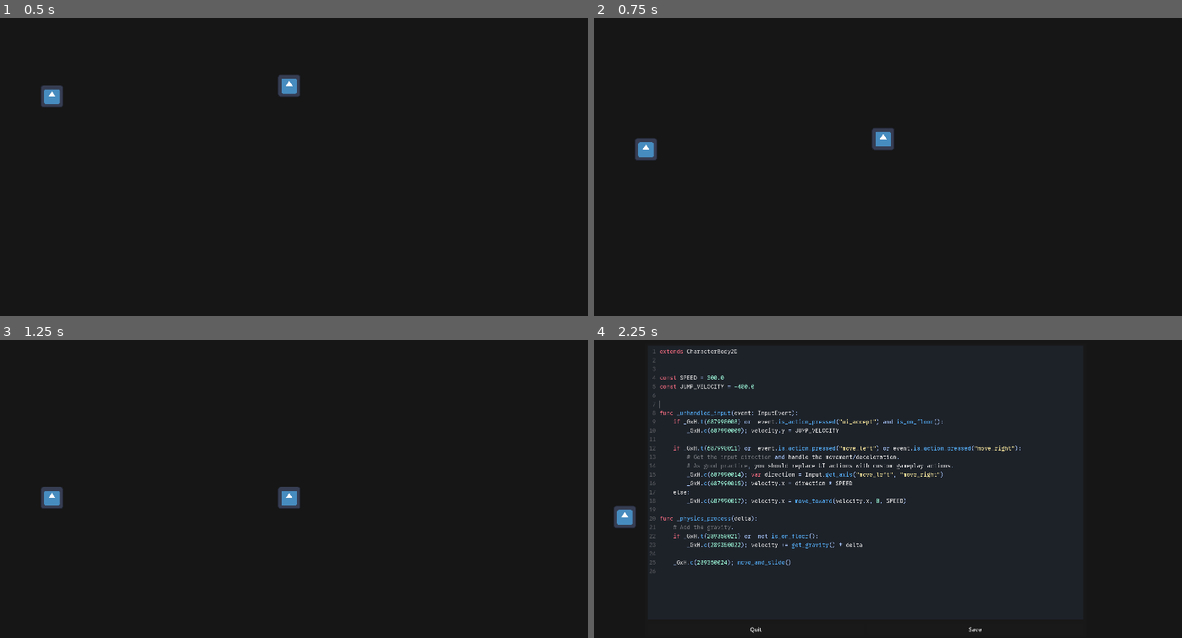
Above: before the commit, frames 1-4 (two rows, left to right).
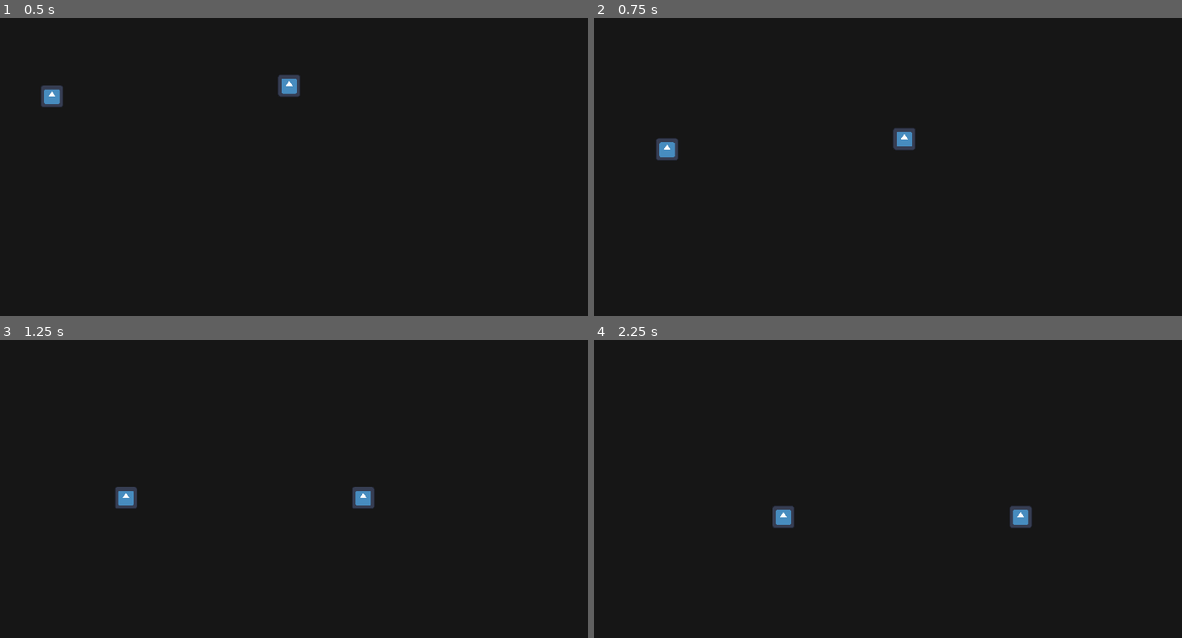
Above: after the commit, the same moments.

Repository: weedleeedle/self-coding-game-prototype
Game: Godot game, scene res://main.tscn
Two runs of this game, one before a commit and one after it. Both use one fixed random seed, a clock stepped at 60 frames per second and the inputs below. The engine's default icon, where the game draws it, is replaced by a stand-in: a white triangle on a blue panel in a dark square.
Inputs (mouse positions are in pixels of both pictures, inside the frame that each line leads up to):
- Up to frame 1 (0.5 s): no input
- Up to frame 2 (0.75 s): tap Enter (ui_accept) at 0.5 s; move the mouse to (646, 98) at 0.52 s; hold D (move_right) from 0.53 s (still down); hold Enter (ui_accept) from 0.53 s (still down); click (646, 98) at 0.67 s
- Up to frame 3 (1.25 s): keep holding D (move_right); keep holding Enter (ui_accept); tap Space (jump) at 0.77, 0.8, 1.07 s
- Up to frame 4 (2.25 s): move the mouse to (882, 497) at 1.27 s; release Enter (ui_accept) at 1.28 s; tap Space (jump) at 1.35, 1.52, 1.82 s; click (882, 497) at 1.42 s; tap Enter (ui_accept) at 1.55 s; move the mouse to (935, 405) at 2.02 s; release D (move_right) at 2.03 s; press the mouse at (935, 405) at 2.03 s; hold A (move_left) from 2.03 s (still down)

Frame 1 is identical in both runs. In frame 2, 1.1% of the frame differs, in the area x 6-55%, y 36-48%; in frame 3, 1.1%; in frame 4, 4.6%, in the area x 3-75%, y 3-99%.

Commit message:
Got character movement working again hehe

Diff:
--- a/godot/components/test_character/test_character.gd
+++ b/godot/components/test_character/test_character.gd
@@ -4,22 +4,15 @@
 const SPEED = 300.0
 const JUMP_VELOCITY = -400.0
 
-
 func _unhandled_input(event: InputEvent):
-	if event.is_action_pressed("ui_accept") and is_on_floor():
-		velocity.y = JUMP_VELOCITY
-
-	if event.is_action_pressed("move_left") or event.is_action_pressed("move_right"):
-		# Get the input direction and handle the movement/deceleration.
-		# As good practice, you should replace UI actions with custom gameplay actions.
-		var direction = Input.get_axis("move_left", "move_right")
-		velocity.x = direction * SPEED
-	else:
-		velocity.x = move_toward(velocity.x, 0, SPEED)
+    if event.is_action_pressed("jump") and is_on_floor():
+        velocity.y = JUMP_VELOCITY
 
 func _physics_process(delta):
-	# Add the gravity.
-	if not is_on_floor():
-		velocity += get_gravity() * delta
+    # Add the gravity.
+    if not is_on_floor():
+        velocity += get_gravity() * delta
 
-	move_and_slide()
+    velocity.x = Input.get_axis("move_left", "move_right") * SPEED
+
+    move_and_slide()
